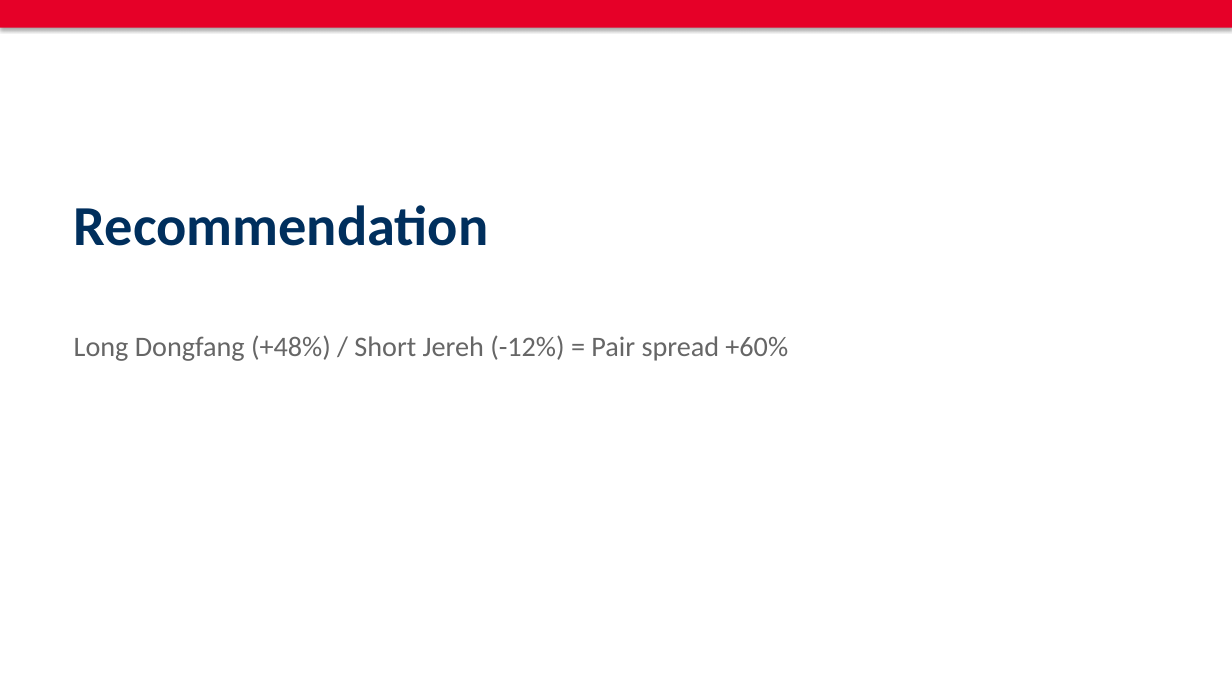
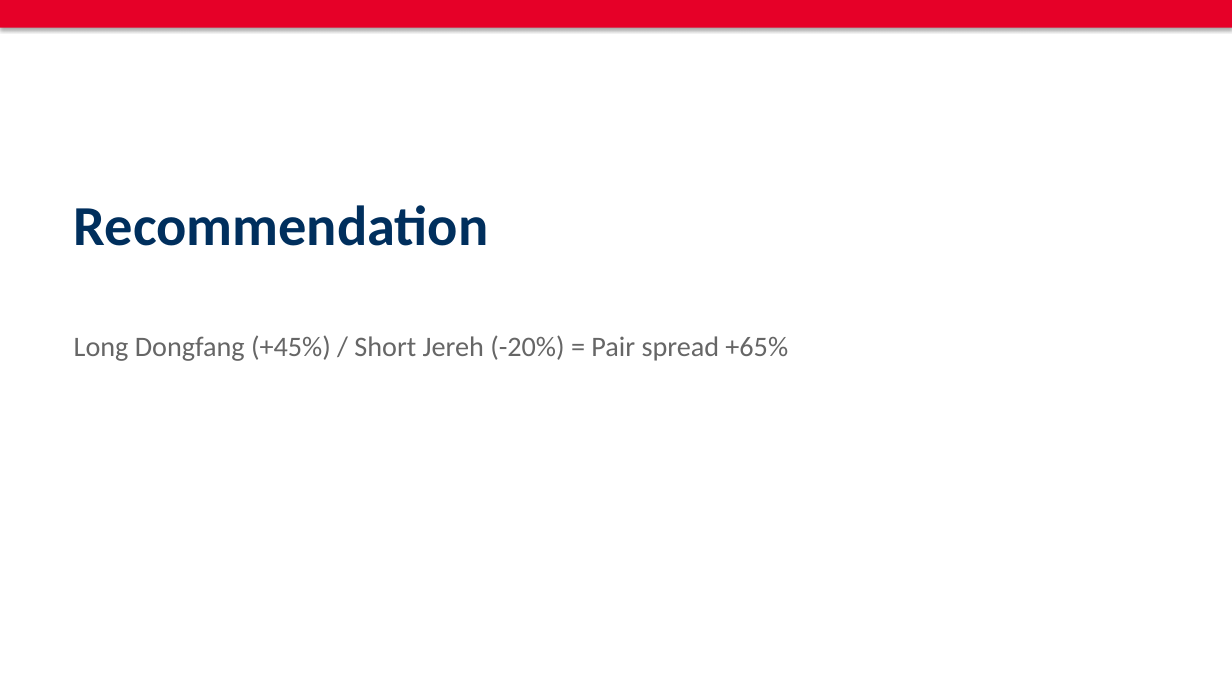
Before and after one commit to skumyol/ubs, a slide deck: slide 20 of deck/UBS_Pitch_Deck_AUTO.pptx (slide 25 before the commit). Drawn at 1232x693 pixels with LibreOffice and Linux fonts; fonts in the diff are those of the drawing. Boxes give left, top, right and bottom in pixels: in the first picture for what was removed or moved away, otherwise in the second. Text is boxed around its words. In the diff, an @@ line names an element or a change of style, - is before the commit and + after.

```diff
--- a/deck/UBS_Pitch_Deck_AUTO.pptx
+++ b/deck/UBS_Pitch_Deck_AUTO.pptx
@@ text at bbox=[74, 335, 788, 361]: text changed @@
-Long Dongfang (+48%) / Short Jereh (-12%) = Pair spread +60%
+Long Dongfang (+45%) / Short Jereh (-20%) = Pair spread +65%
```
Also in this commit, not shown: 12 other slides changed, 2 slides added, 7 slides removed, 33 other files.
